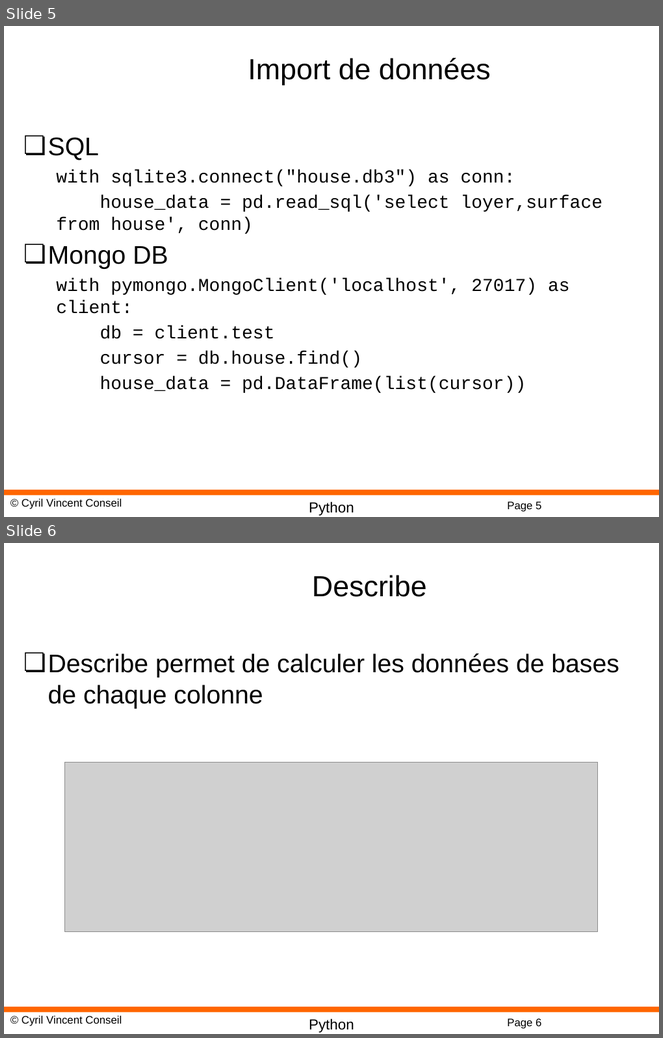
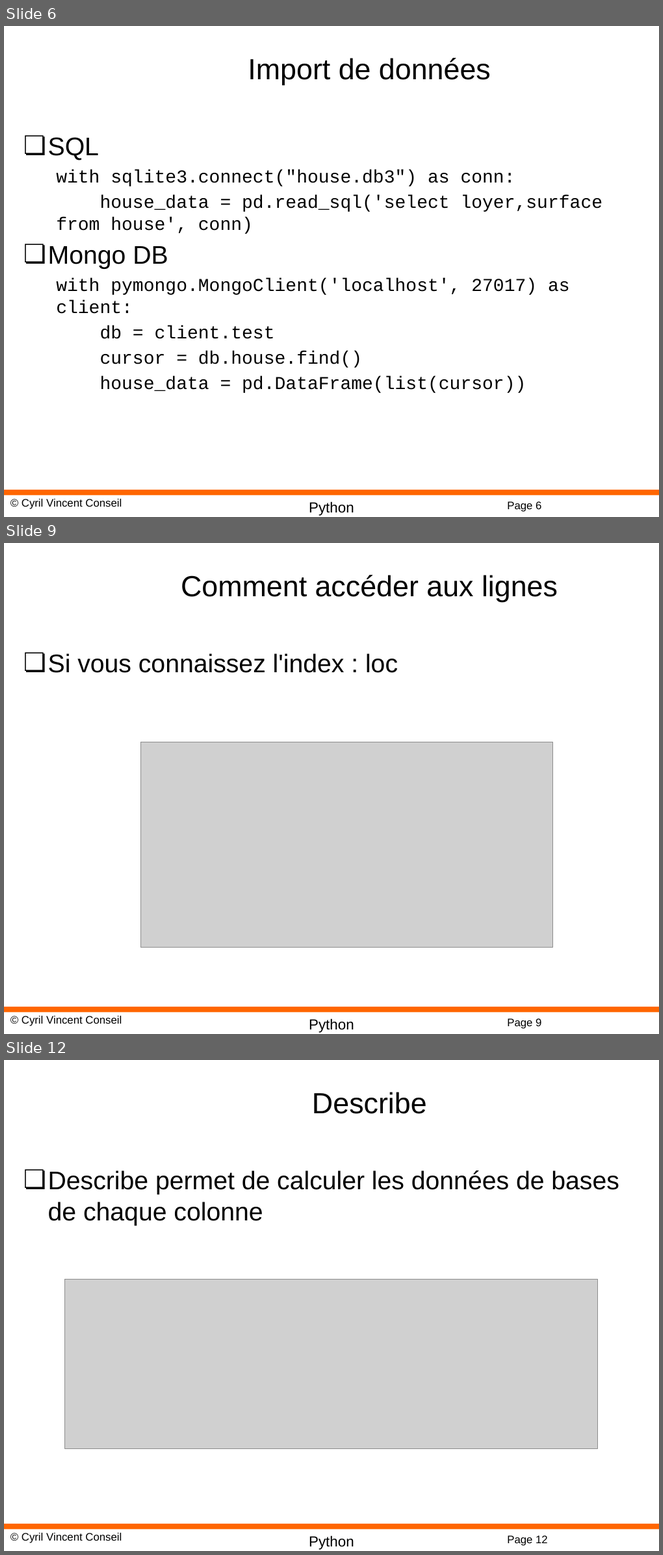
Before and after one commit to cyrilvincent/math, a slide deck: ppt/PythonMath11-Pandas.pptx. Shown one above the other, each under a label of ours: slides 5 and 6 before the commit, slides 6, 9 and 12 after it; the slides between them are not shown. The pictures are 663x1038 and 663x1555 pixels, drawn with LibreOffice and Linux fonts; fonts in the diff are those of the drawing; grey boxes stand for pictures; background and template pictures are left out. Boxes give left, top, right and bottom in pixels: in the first picture for what was removed or moved away, otherwise in the second. Text is boxed around its words. In the diff, an @@ line names an element or a change of style, - is before the commit and + after.

```diff
--- a/ppt/PythonMath11-Pandas.pptx
+++ b/ppt/PythonMath11-Pandas.pptx
@@ slide 9 added at <box>4,543,659,1034</box>, background #FFFFFF; not listed: 4 template elements that a slide beside it also shows @@
@@ title added at <box>181,575,558,602</box>, 32 pt, text #000000 @@
+Comment accéder aux lignes
@@ text added at <box>48,653,398,673</box>, 28 pt, text #000000 @@
+❏ Si vous connaissez l'index : loc
@@ picture added at <box>141,742,553,948</box> @@
@@ what was slide 5 is now slide 6 @@
@@ page number at <box>507,502,542,512</box>: text changed @@
-Page 5
+Page 6
@@ what was slide 6 is now slide 12 @@
@@ page number at <box>507,1536,548,1546</box>: text changed @@
-Page 6
+Page 12
```
Also in this commit, not shown: 17 other slides added, 2 slides removed, 26 other files.
